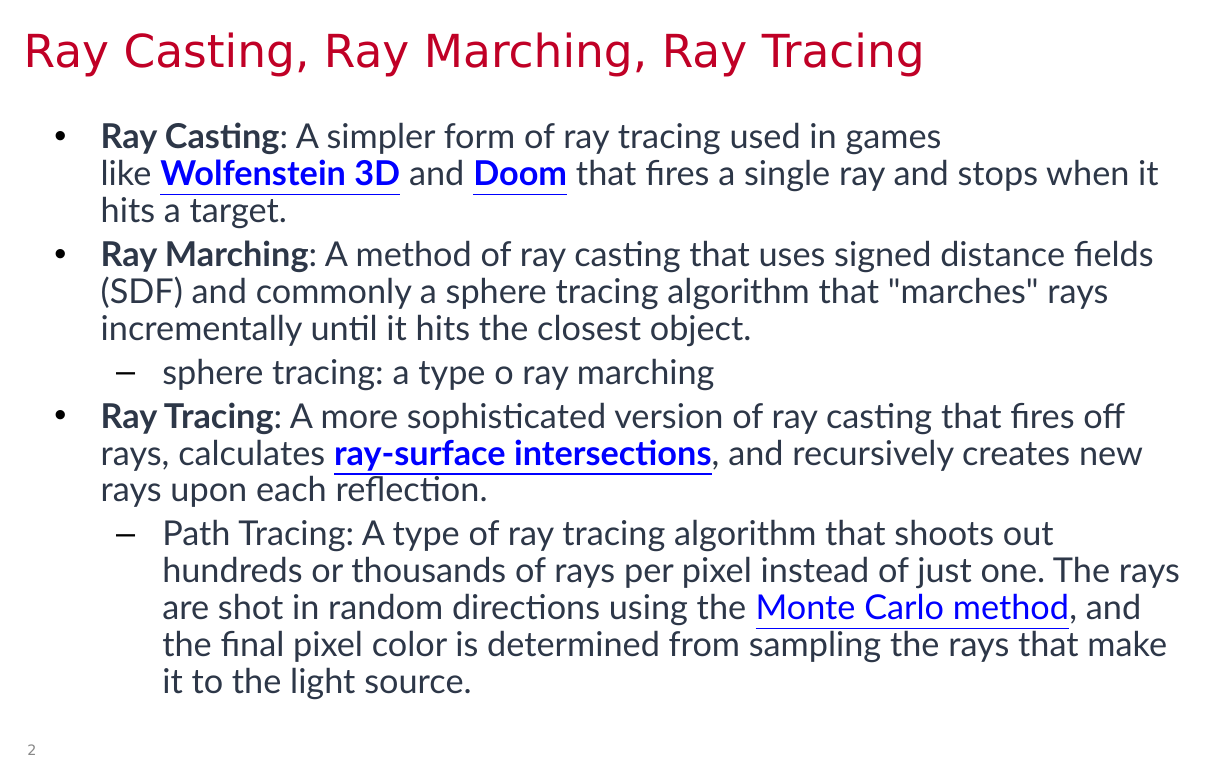
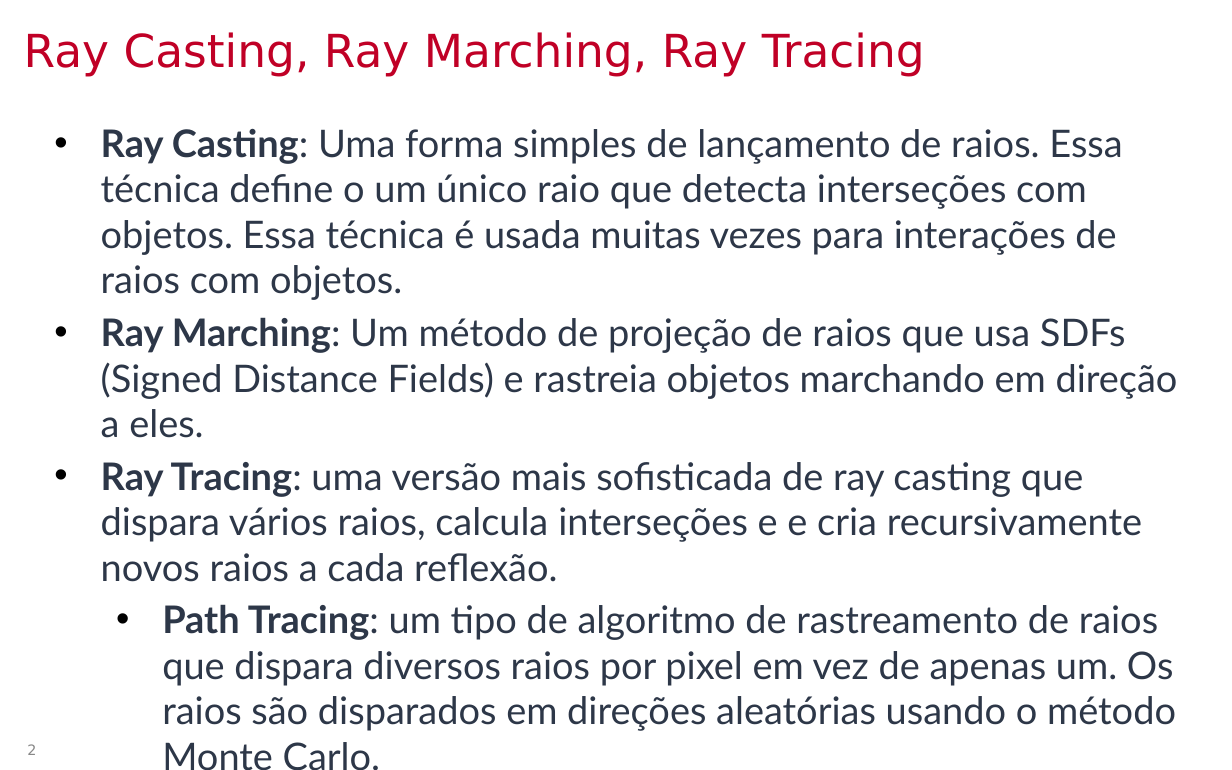
Before and after one commit to lpsoares/ComputacaoGrafica, a slide deck: slide 2 of content/aulas/20-sdf/aula20_sdf.pptx. Drawn at 1232x770 pixels with LibreOffice and Linux fonts; fonts in the diff are those of the drawing; background and template pictures are left out. Boxes give left, top, right and bottom in pixels: in the first picture for what was removed or moved away, otherwise in the second. Text is boxed around its words. In the diff, an @@ line names an element or a change of style, - is before the commit and + after.

```diff
--- a/content/aulas/20-sdf/aula20_sdf.pptx
+++ b/content/aulas/20-sdf/aula20_sdf.pptx
@@ text at <box>101,129,1178,731</box>: text changed; size 20 to 22.2 pt @@
-• Ray Casting: A simpler form of ray tracing used in games like Wolfenstein 3D and Doom that fires a single ray and stops when it hits a target.
-• Ray Marching: A method of ray casting that uses signed distance fields (SDF) and commonly a sphere tracing algorithm that "marches" rays incrementally until it hits the closest object.
-  – sphere tracing: a type o ray marching
-• Ray Tracing: A more sophisticated version of ray casting that fires off rays, calculates ray-surface intersections, and recursively creates new rays upon each reflection.
-  – Path Tracing: A type of ray tracing algorithm that shoots out hundreds or thousands of rays per pixel instead of just one. The rays are shot in random directions using the Monte Carlo method, and the final pixel color is determined from sampling the rays that make it to the light source.
+• Ray Casting: Uma forma simples de lançamento de raios. Essa técnica define o um único raio que detecta interseções com objetos. Essa técnica é usada muitas vezes para interações de raios com objetos.
+• Ray Marching: Um método de projeção de raios que usa SDFs (Signed Distance Fields) e rastreia objetos marchando em direção a eles.
+• Ray Tracing: uma versão mais sofisticada de ray casting que dispara vários raios, calcula interseções e e cria recursivamente novos raios a cada reflexão.
+  • Path Tracing: um tipo de algoritmo de rastreamento de raios que dispara diversos raios por pixel em vez de apenas um. Os raios são disparados em direções aleatórias usando o método Monte Carlo.
```
Also in this commit, not shown: 2 other slides changed, 2 other files.
